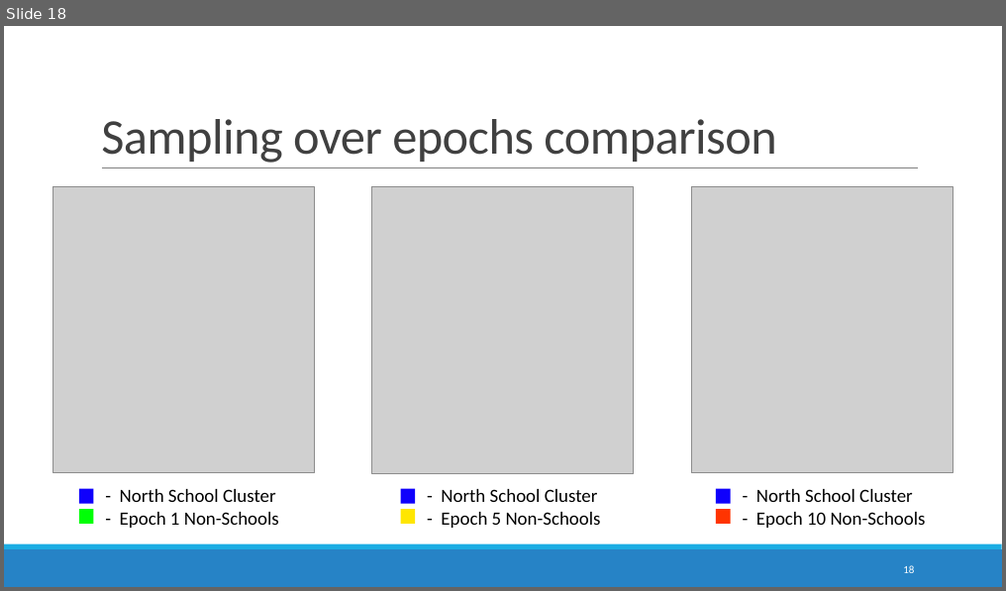
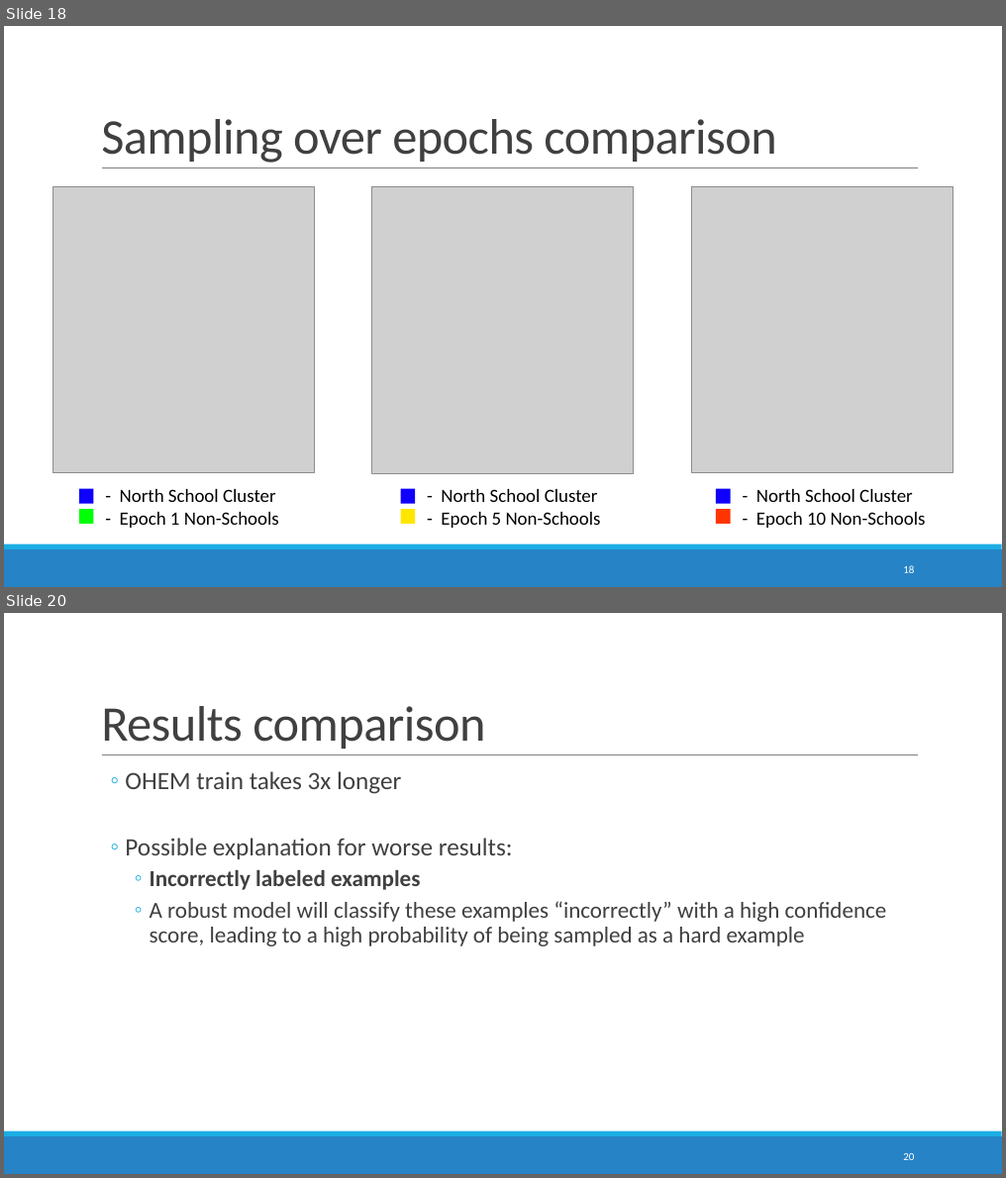
Before and after one commit to DomJamb/school_mapping, a slide deck: presentations/14.11/School mapping in ESRI imagery.pptx. Shown one above the other, each under a label of ours: slide 18 before the commit, slides 18 and 20 after it; the slides between them are not shown. The pictures are 1006x591 and 1006x1178 pixels, drawn with LibreOffice and Linux fonts; fonts in the diff are those of the drawing; grey boxes stand for pictures. Boxes give left, top, right and bottom in pixels: in the first picture for what was removed or moved away, otherwise in the second. Text is boxed around its words. In the diff, an @@ line names an element or a change of style, - is before the commit and + after.

```diff
--- a/presentations/14.11/School mapping in ESRI imagery.pptx
+++ b/presentations/14.11/School mapping in ESRI imagery.pptx
@@ slide 20 added at <box>4,613,1002,1174</box>, background #FFFFFF; not listed: 3 template elements that a slide beside it also shows @@
@@ title added at <box>101,706,485,749</box>, 48 pt, text #404040 @@
+Results comparison
@@ text added at <box>125,771,887,947</box>, 22 pt, text #404040 @@
+◦ OHEM train takes 3x longer
+◦ Possible explanation for worse results:
+  ◦ Incorrectly labeled examples
+  ◦ A robust model will classify these examples “incorrectly” with a high confidence score, leading to a high probability of being sampled as a hard example
@@ page number added at <box>903,1154,914,1160</box>, 10.5 pt, text #FFFFFF @@
+20
```
Also in this commit, not shown: 3 slides changed, 1 slide removed, 1 other file.
